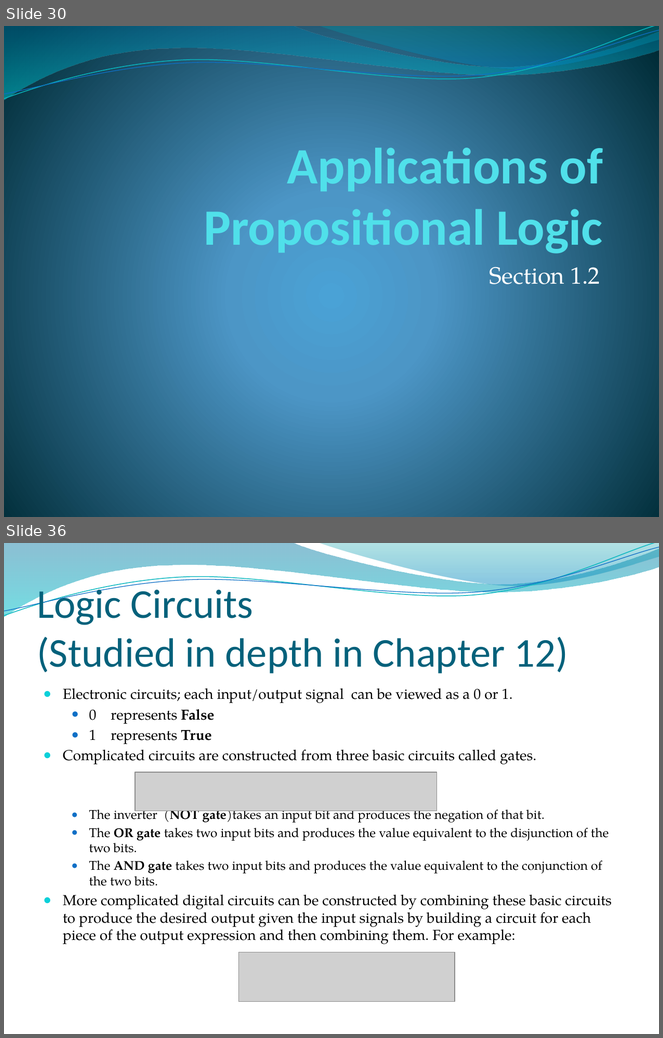
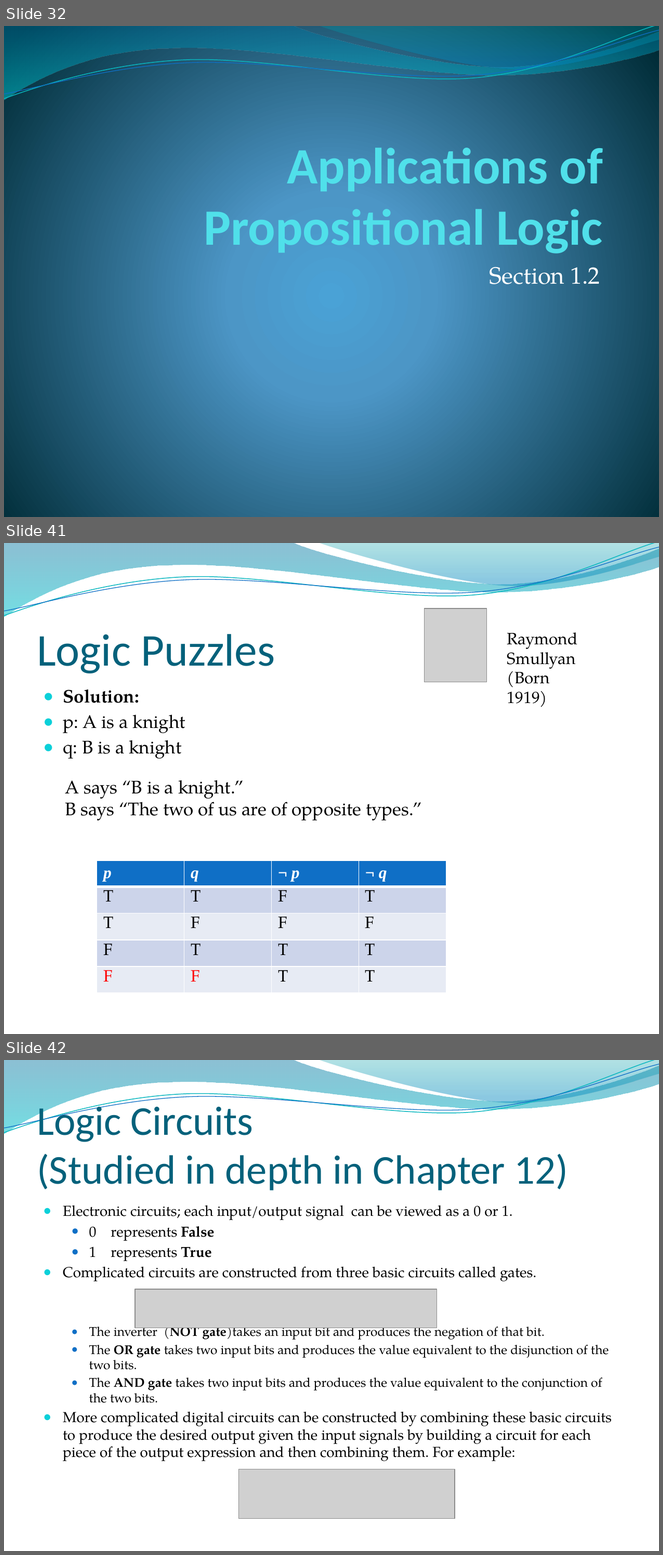
Before and after one commit to lin-chen-GA/lin-chen-GA.github.io, a slide deck: cs2620/slides/cs2620_notes1.pptx. Shown one above the other, each under a label of ours: slides 30 and 36 before the commit, slides 32, 41 and 42 after it; the slides between them are not shown. The pictures are 663x1038 and 663x1555 pixels, drawn with LibreOffice and Linux fonts; fonts in the diff are those of the drawing; grey boxes stand for pictures; background and template pictures are left out. Boxes give left, top, right and bottom in pixels: in the first picture for what was removed or moved away, otherwise in the second. Text is boxed around its words. In the diff, an @@ line names an element or a change of style, - is before the commit and + after.

```diff
--- a/cs2620/slides/cs2620_notes1.pptx
+++ b/cs2620/slides/cs2620_notes1.pptx
@@ slide 41 added at bbox=[4, 543, 659, 1034], background picture (left out); not listed: 4 template elements that a slide beside it also shows @@
@@ picture added at bbox=[425, 609, 488, 682] @@
@@ title added at bbox=[37, 634, 275, 674], 50 pt, text #04617B @@
+Logic Puzzles
@@ text added at bbox=[507, 632, 578, 707], 18 pt, text #000000 @@
+Raymond Smullyan
+(Born 1919)
@@ text added at bbox=[63, 689, 185, 759], 20 pt, text #000000 @@
+● Solution:
+● p: A is a knight
+● q: B is a knight
@@ text added at bbox=[65, 780, 422, 821], 20 pt, text #000000 @@
+  A says “B is a knight.”
+  B says “The two of us are of opposite types.”
@@ table added at bbox=[97, 861, 445, 993], 5 rows, 4 columns @@
+p | q | ¬ p | ¬ q
+T | T | F | T
+T | F | F | F
+F | T | T | T
+F | F | T | T
@@ what was slide 30 is now slide 32 @@
@@ what was slide 36 is now slide 42 @@
```
Also in this commit, not shown: 6 slides changed, 5 other slides added, 7 other files.
